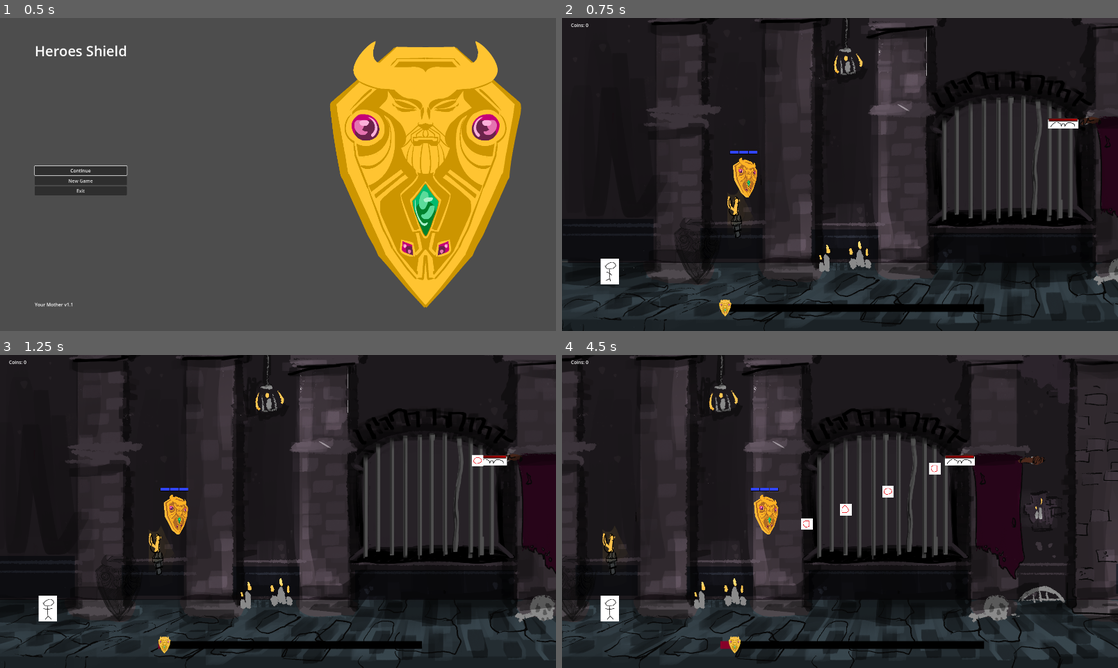
Above: before the commit, frames 1-4 (two rows, left to right).
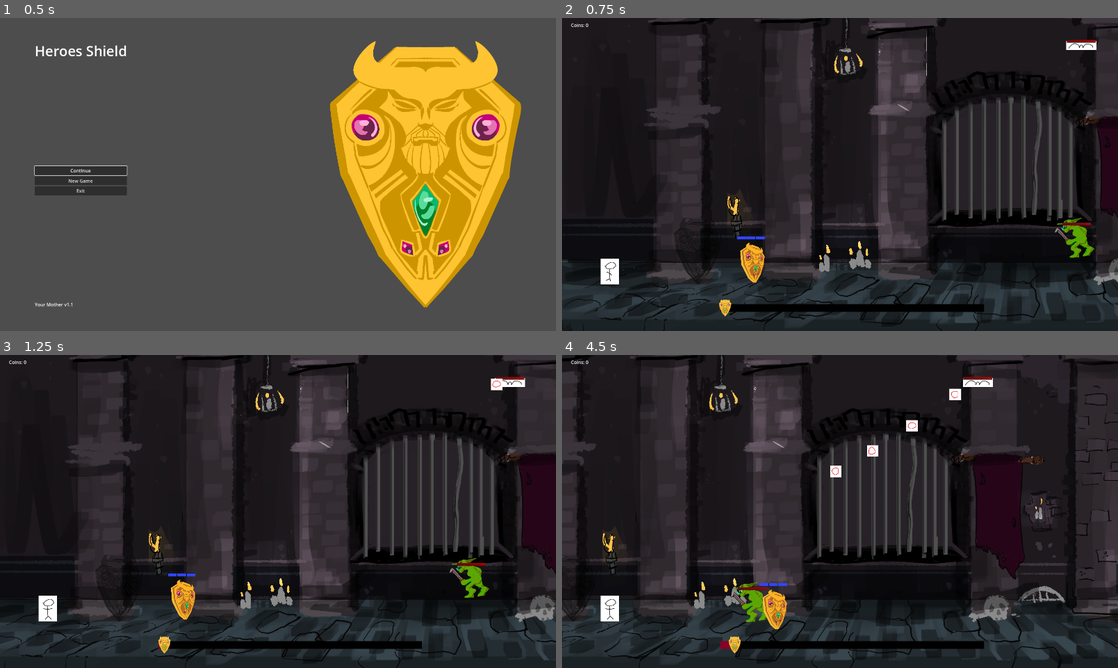
Above: after the commit, the same moments.

Repository: Cookie-Tin-Studios/Heroes-Shield
Game: Godot game, scene res://scenes/menu/main_menu.tscn
Same seed, same stepped clock (60 frames per second), same inputs: the game is played once before the commit and once after it.
Inputs (mouse positions are in pixels of both pictures, inside the frame that each line leads up to):
- Up to frame 1 (0.5 s): no input
- Up to frame 2 (0.75 s): click "New Game" at 0.5 s
- Up to frame 3 (1.25 s): no input
- Up to frame 4 (4.5 s): move the mouse to (962, 495) at 1.27 s; hold Right (ui_right) 1.28-2.03 s; click (962, 495) at 1.35 s; move the mouse to (728, 527) at 2.02 s; hold Down (ui_down) 2.03-2.78 s; click (728, 527) at 2.1 s; move the mouse to (895, 442) at 2.77 s; hold Right (ui_right) 2.78-3.53 s; click (895, 442) at 2.85 s; move the mouse to (812, 574) at 3.52 s; hold Up (ui_up) 3.53-4.28 s; click (812, 574) at 3.6 s; move the mouse to (1006, 558) at 4.27 s; hold Left (ui_left) from 4.28 s (still down); click (1006, 558) at 4.35 s

Frame 1 is identical in both runs. In frame 2, 1.7% of the frame differs, in the area x 30-97%, y 6-85%; in frame 3, 1.8%; in frame 4, 2.3%, in the area x 30-78%, y 6-88%.

Commit message:
added melee to main

Diff:
--- a/scenes/main.tscn
+++ b/scenes/main.tscn
@@ -1,11 +1,12 @@
-[gd_scene load_steps=8 format=3 uid="uid://i70ovs7ns5pg"]
+[gd_scene load_steps=9 format=3 uid="uid://i70ovs7ns5pg"]
 
 [ext_resource type="PackedScene" uid="uid://dk41cisdtdonq" path="res://scenes/idiot_hero.tscn" id="2_jn0l8"]
 [ext_resource type="PackedScene" uid="uid://bumwv0mx5w6aq" path="res://scenes/shield.tscn" id="2_w3671"]
 [ext_resource type="PackedScene" uid="uid://cn3lii7exa78k" path="res://scenes/background.tscn" id="3_3s816"]
-[ext_resource type="PackedScene" uid="uid://dtj2jcj8eeq22" path="res://scenes/HUD.tscn" id="5_scp5s"]
-[ext_resource type="PackedScene" uid="uid://ei3etn0w5se4" path="res://scenes/menu/pause_menu.tscn" id="5_yooe3"]
+[ext_resource type="PackedScene" path="res://scenes/HUD.tscn" id="5_scp5s"]
+[ext_resource type="PackedScene" path="res://scenes/menu/pause_menu.tscn" id="5_yooe3"]
 [ext_resource type="PackedScene" uid="uid://cagf0iwwh4c62" path="res://scenes/mob_bat.tscn" id="6_cpf26"]
+[ext_resource type="PackedScene" uid="uid://dtcvtr24mkkft" path="res://scenes/mob_melee.tscn" id="7_4h8ak"]
 
 [sub_resource type="GDScript" id="GDScript_81rl6"]
 script/source = "extends Node2D
@@ -40,7 +41,7 @@
 transform = Transform2D(1.15, 0, 0, 1.15, 0, 0)
 
 [node name="Shield" parent="." instance=ExtResource("2_w3671")]
-position = Vector2(1271, 1112)
+position = Vector2(1321, 1701)
 
 [node name="HUD" parent="." instance=ExtResource("5_scp5s")]
 scale = Vector2(0.5, 0.5)
@@ -53,4 +54,13 @@
 offset_bottom = 40.0
 
 [node name="Mob_bat" parent="." instance=ExtResource("6_cpf26")]
-position = Vector2(3467, 705)
+position = Vector2(3592, 163)
+
+[node name="Mob_melee" parent="." instance=ExtResource("7_4h8ak")]
+position = Vector2(3542, 1418)
+chase_speed = null
+shield_range = null
+attack_damage = null
+attack_cooldown = null
+max_health = null
+movement_speed = null
